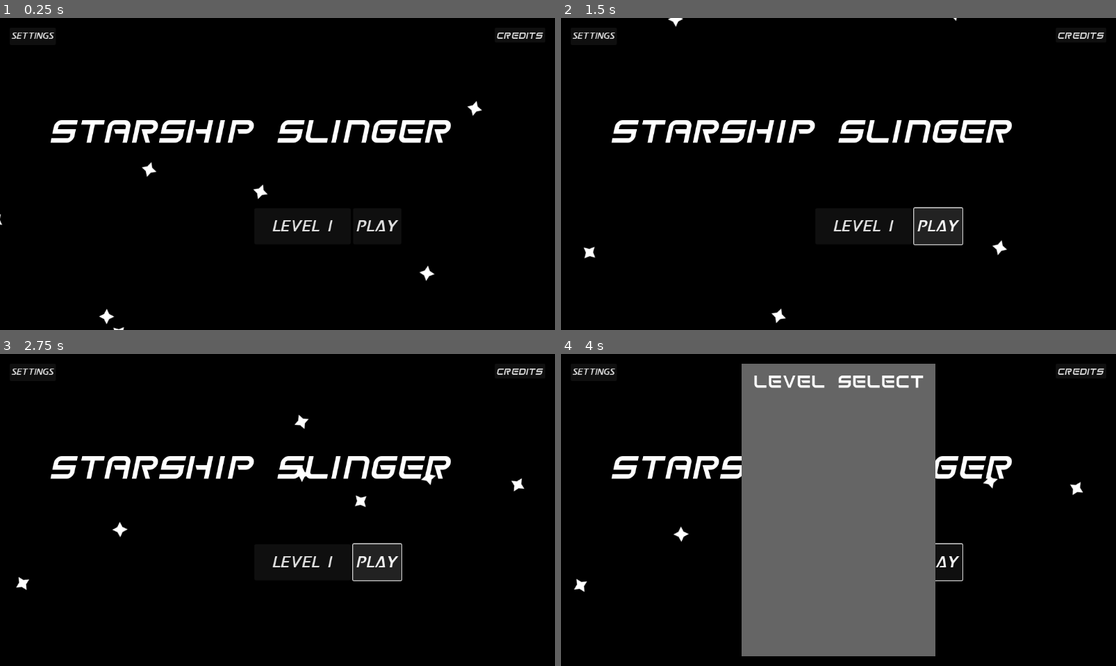
Above: before the commit, frames 1-4 (two rows, left to right).
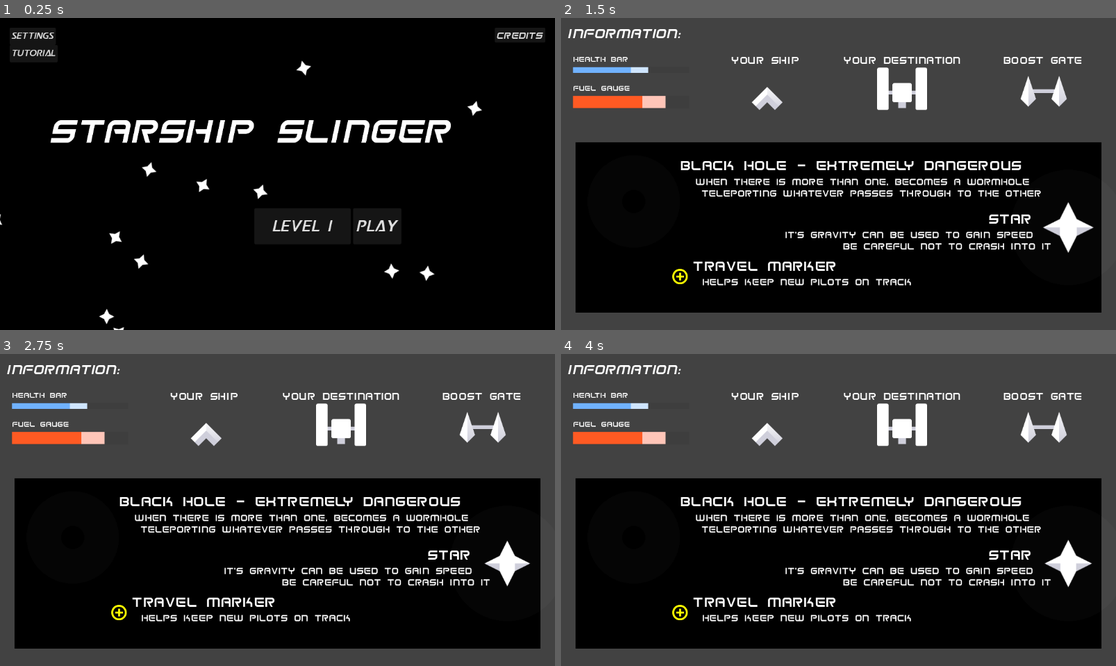
Above: after the commit, the same moments.

Repository: SpaceDemonMars/Spaceship-Slinger
Game: Godot game, scene res://Scenes/main_menu.tscn
Two runs of this game, one before a commit and one after it. Both use one fixed random seed, a clock stepped at 60 frames per second and the inputs below. The project has no main scene, so this scene is started directly.
Inputs (mouse positions are in pixels of both pictures, inside the frame that each line leads up to):
- Up to frame 1 (0.25 s): no input
- Up to frame 2 (1.5 s): click (594, 52) at 0.5 s, where only the run after the commit has a clickable "Tutorial"; click (938, 227) at 1.25 s, where only the run before the commit has a clickable "Play"
- Up to frame 3 (2.75 s): click (377, 563) at 2 s, where only the run before the commit has a clickable "Play"
- Up to frame 4 (4 s): click (866, 563) at 2.75 s, where only the run before the commit has a clickable "Level 1"; hold Right (Right) from 3.53 s (still down)

The runs differ from the first frame. In frame 1, 0.7% of the frame differs, in the area x 2-82%, y 10-84%; in frame 2, 54%; in frame 3, 54%; in frame 4, 69%, in the area x 0-100%, y 0-100%.
Error before the commit: Out of bounds get index '0' (on base: 'Array[PackedScene]') (res://Scripts/m_gameManager.gd:53)

Commit message:
tutorial on main

Diff:
--- a/starship-slinger/Scenes/main_menu.tscn
+++ b/starship-slinger/Scenes/main_menu.tscn
@@ -108,6 +108,17 @@
 action_mode = 0
 text = "Settings"
 
+[node name="Tutorial" type="Button" parent="."]
+layout_mode = 0
+offset_left = 20.0
+offset_top = 56.0
+offset_right = 116.0
+offset_bottom = 92.0
+theme_override_fonts/font = ExtResource("3_ce3w2")
+theme_override_font_sizes/font_size = 20
+action_mode = 0
+text = "Tutorial"
+
 [node name="Credits" type="Button" parent="."]
 layout_mode = 1
 anchors_preset = 1
@@ -123,8 +134,10 @@
 text = "Credits"
 
 [node name="ObjMenustars" parent="." instance=ExtResource("3_1ehe0")]
+process_mode = 3
 
 [connection signal="pressed" from="Play" to="." method="_on_play_pressed"]
 [connection signal="pressed" from="Level" to="." method="_on_level_pressed"]
 [connection signal="pressed" from="Settings" to="." method="_on_settings_pressed"]
+[connection signal="pressed" from="Tutorial" to="." method="_on_tutorial_pressed"]
 [connection signal="pressed" from="Credits" to="." method="_on_credits_pressed"]
--- a/starship-slinger/Scenes/tutorial.tscn
+++ b/starship-slinger/Scenes/tutorial.tscn
@@ -41,6 +41,7 @@
 bg_color = Color(1, 0.77380913, 0.7223475, 1)
 
 [node name="Tutorial" type="CanvasLayer"]
+process_mode = 2
 script = ExtResource("1_on4kn")
 
 [node name="Background" type="ColorRect" parent="."]
--- a/starship-slinger/Scripts/m_gameManager.gd
+++ b/starship-slinger/Scripts/m_gameManager.gd
@@ -49,6 +49,7 @@
 
 func _ready():
 	loadGame()
+	load_levels()
 	#load level
 	selectedLevel = allLevels[selectedLevelIndex]
 	goToMainMenu()
@@ -208,8 +209,6 @@
 	bgmVol = loadData["Background Music Volume"]
 	sfxVol = loadData["SFX Volume"]
 
-	load_levels()
-
 
 func load_levels():
 	if (!allLevels.is_empty()): allLevels.clear()
--- a/starship-slinger/Scripts/main_menu.gd
+++ b/starship-slinger/Scripts/main_menu.gd
@@ -33,3 +33,5 @@
 	GameManager.openLevelSelect()
 func _on_credits_pressed() -> void:
 	GameManager.goToCredits()
+func _on_tutorial_pressed() -> void:
+	GameManager.openInfoBoard()
